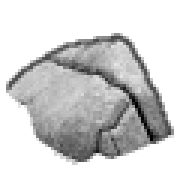
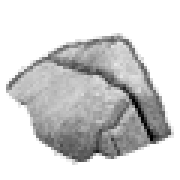
The second 180x180 image is a revision of the first. Changes to its layers:
painted on "line" over 6, 33, 174, 165
